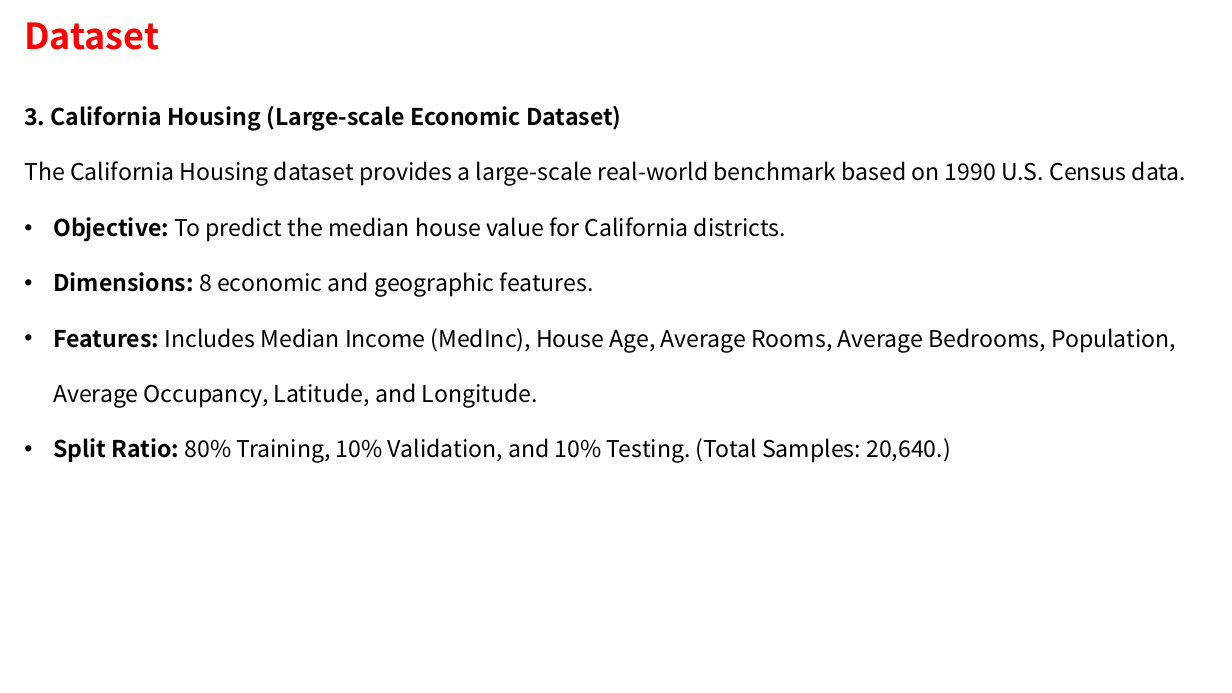
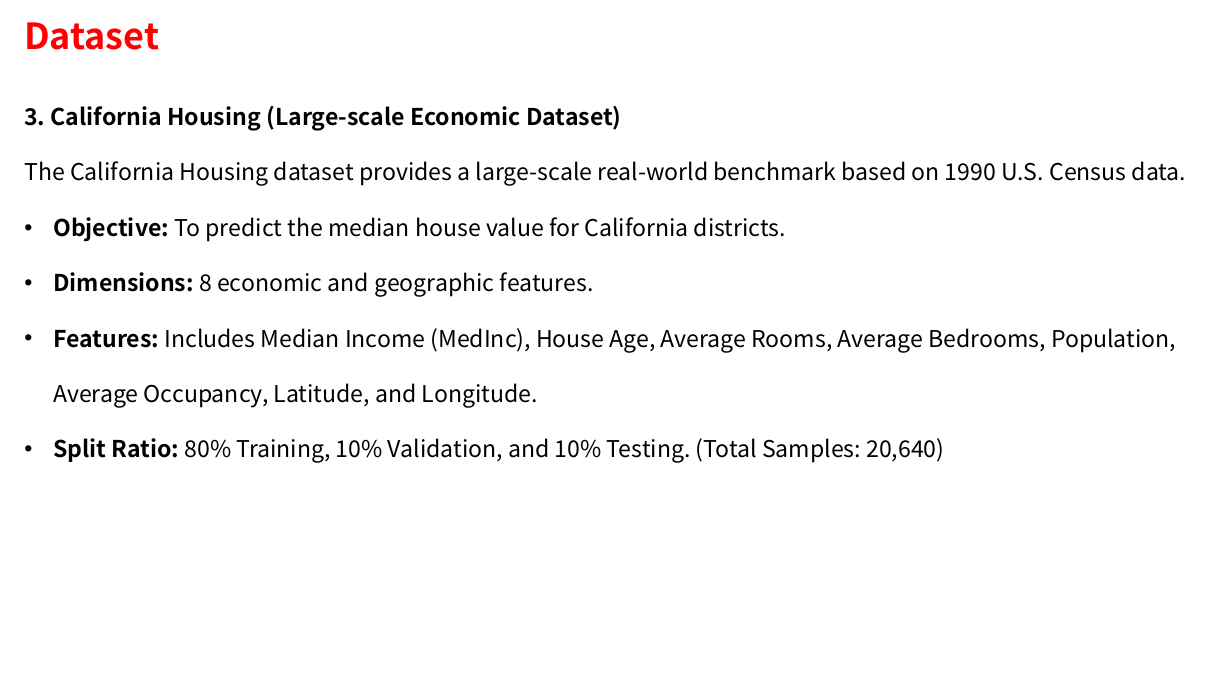
Before and after one commit to ziyuan-li/1d_pure, a slide deck: slide 5 of 1DPURe.pptx. Drawn at 1232x693 pixels with LibreOffice and Linux fonts; fonts in the diff are those of the drawing. Boxes give left, top, right and bottom in pixels: in the first picture for what was removed or moved away, otherwise in the second. Text is boxed around its words. In the diff, an @@ line names an element or a change of style, - is before the commit and + after.

```diff
--- a/1DPURe.pptx
+++ b/1DPURe.pptx
@@ text at [53,438,944,463]: text changed @@
-• Split Ratio: 80% Training, 10% Validation, and 10% Testing. (Total Samples: 20,640.)
+• Split Ratio: 80% Training, 10% Validation, and 10% Testing. (Total Samples: 20,640)
```
Also in this commit, not shown: 8 other slides changed, 11 slides added, 1 other file.
